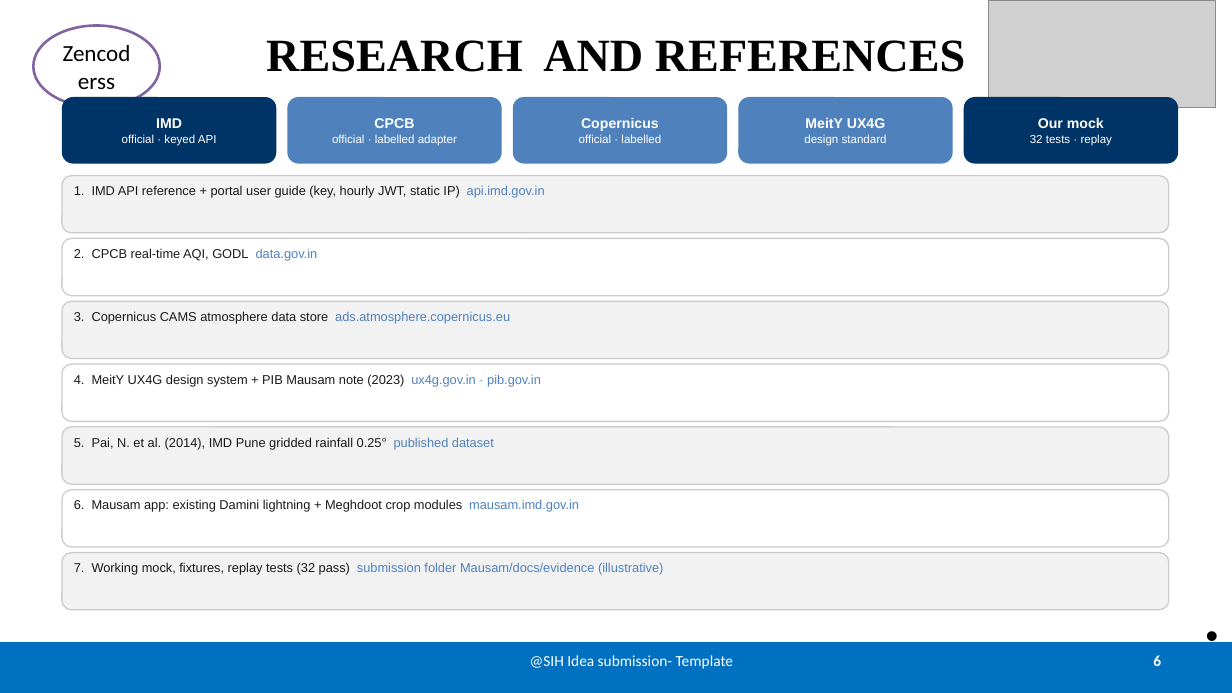
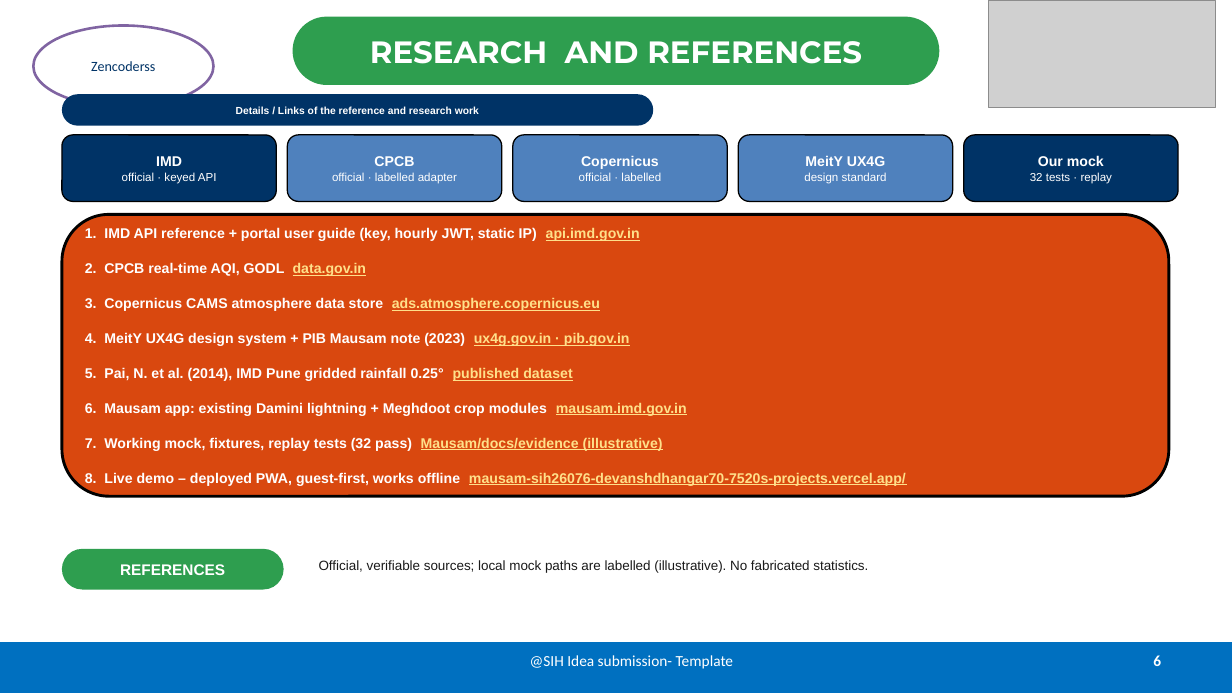
Before and after one commit to debonsh/mausam, a slide deck: slide 6 of mausam PPT/SIH26076-Mausam-FINAL.pptx. Drawn at 1232x693 pixels with LibreOffice and Linux fonts; fonts in the diff are those of the drawing; grey boxes stand for pictures. Boxes give left, top, right and bottom in pixels: in the first picture for what was removed or moved away, otherwise in the second. Text is boxed around its words. In the diff, an @@ line names an element or a change of style, - is before the commit and + after.

Commit message:
Add chat assistant view, theme persistence and rebuilt deck
Add engine/chat.js + views/chat.js (provenance-backed ask surface
reachable from a card via the provenance sheet) with tests/chat.test.js,
wire both into index.html and app.js, add a floating action button and the
chat.ask string, and persist the theme choice to localStorage so it survives
reload instead of following the OS on every paint.

Rebuild the SIH26076 deck (PDF + PPTX + build_deck.py) and add the
assistant evidence capture. Ignore Mausam/app/.vercel.

```diff
--- a/mausam PPT/SIH26076-Mausam-FINAL.pptx
+++ b/mausam PPT/SIH26076-Mausam-FINAL.pptx
@@ ellipse "Zencoderss": place and size @@
-ellipse "Zencoderss" at <box>33,26,160,107</box>
+ellipse "Zencoderss" at <box>33,26,213,107</box>
@@ ellipse "Zencoderss" at <box>33,26,213,107</box>: size 18 to 11 pt, text colour #000000 to #003366 @@
@@ rounded rectangle "RESEARCH AND REFERENCES": place and size @@
-rounded rectangle "RESEARCH AND REFERENCES" at <box>266,40,965,72</box>
+rounded rectangle "RESEARCH AND REFERENCES" at <box>293,17,940,85</box>
@@ rounded rectangle "RESEARCH AND REFERENCES" at <box>293,17,940,85</box>: size 36 to 24 pt, font Times New Roman to Montserrat, text colour #000000 to #FFFFFF; fill none to #2E9E4F @@
@@ rounded rectangle "Details / Links of the ...": place and size @@
-rounded rectangle "Details / Links of the ..." at <box>1197,610,1232,663</box>
+rounded rectangle "Details / Links of the ..." at <box>62,94,653,126</box>
@@ rounded rectangle "Details / Links of the ..." at <box>62,94,653,126</box>: size 28 to 8 pt, text colour #000000 to #FFFFFF, bold on; alignment justified to centre; bullet • to none; vertical alignment top to middle; fill none to #003366 @@
@@ 5 rounded rectangles: place and size @@
-5 rounded rectangles at <box>62,97,1178,164</box>
+5 rounded rectangles at <box>62,135,1178,201</box>
@@ outline none to #000000 1 pt in 5 elements at <box>62,135,276,201</box>, <box>287,135,502,201</box>, <box>738,135,953,201</box>, <box>964,135,1178,201</box>, <box>513,135,727,201</box> @@
@@ rounded rectangle removed at <box>62,176,1169,233</box> @@
-1. IMD API reference + portal user guide (key, hourly JWT, static IP) api.imd.gov.in
@@ rounded rectangle "1. IMD API reference + ...": place and size @@
-rounded rectangle "1. IMD API reference + ..." at <box>62,301,1169,359</box>
+rounded rectangle "1. IMD API reference + ..." at <box>62,214,1169,496</box>
@@ rounded rectangle "1. IMD API reference + ..." at <box>62,214,1169,496</box>: vertical alignment top to middle; fill #F2F2F2 to #D9480F; outline #CCCCCC 1 pt to #000000 2.25 pt @@
@@ rounded rectangle removed at <box>62,238,1169,296</box> @@
-2. CPCB real-time AQI, GODL data.gov.in
@@ text in rounded rectangle at <box>85,227,640,276</box>: paragraphs added @@
+1. IMD API reference + portal user guide (key, hourly JWT, static IP) api.imd.gov.in
+2. CPCB real-time AQI, GODL data.gov.in
@@ text in rounded rectangle at <box>85,297,600,311</box>: size 10 to 11 pt, bold on in "3. Copernicus CAMS atmosphere data store ads.atmosphere.cope ..."; text colour #1A1A1A to #FFFFFF in "3. Copernicus CAMS atmosphere data store"; text colour #4F81BD to #FFE08A, underline on in "ads.atmosphere.copernicus.eu"; more space between paragraphs @@
@@ text in rounded rectangle at <box>85,332,906,486</box>: paragraphs added @@
+4. MeitY UX4G design system + PIB Mausam note (2023) ux4g.gov.in · pib.gov.in
+5. Pai, N. et al. (2014), IMD Pune gridded rainfall 0.25° published dataset
+6. Mausam app: existing Damini lightning + Meghdoot crop modules mausam.imd.gov.in
+7. Working mock, fixtures, replay tests (32 pass) Mausam/docs/evidence (illustrative)
+8. Live demo – deployed PWA, guest-first, works offline mausam-sih26076-devanshdhangar70-7520s-projects.vercel.app/
@@ rounded rectangle removed at <box>62,364,1169,421</box> @@
-4. MeitY UX4G design system + PIB Mausam note (2023) ux4g.gov.in · pib.gov.in
@@ rounded rectangle removed at <box>62,427,1169,484</box> @@
-5. Pai, N. et al. (2014), IMD Pune gridded rainfall 0.25° published dataset
@@ rounded rectangle removed at <box>62,490,1169,547</box> @@
-6. Mausam app: existing Damini lightning + Meghdoot crop modules mausam.imd.gov.in
@@ rounded rectangle removed at <box>62,553,1169,610</box> @@
-7. Working mock, fixtures, replay tests (32 pass) submission folder Mausam/docs/evidence (illustrative)
@@ rounded rectangle added at <box>62,549,284,590</box>, fill #2E9E4F, 12 pt, text #FFFFFF, bold @@
+REFERENCES
@@ text added at <box>319,560,868,573</box>, 10.5 pt, text #1A1A1A @@
+Official, verifiable sources; local mock paths are labelled (illustrative). No fabricated statistics.
```
Also in this commit, not shown: 5 other slides changed, 18 other files.
